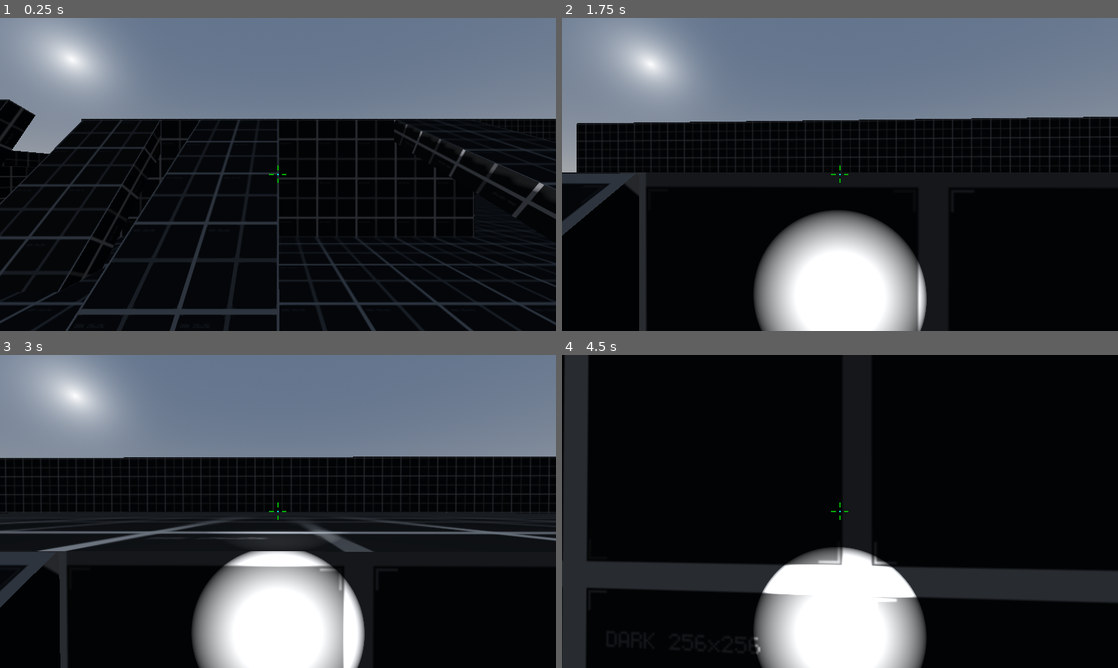
Above: before the commit, frames 1-4 (two rows, left to right).
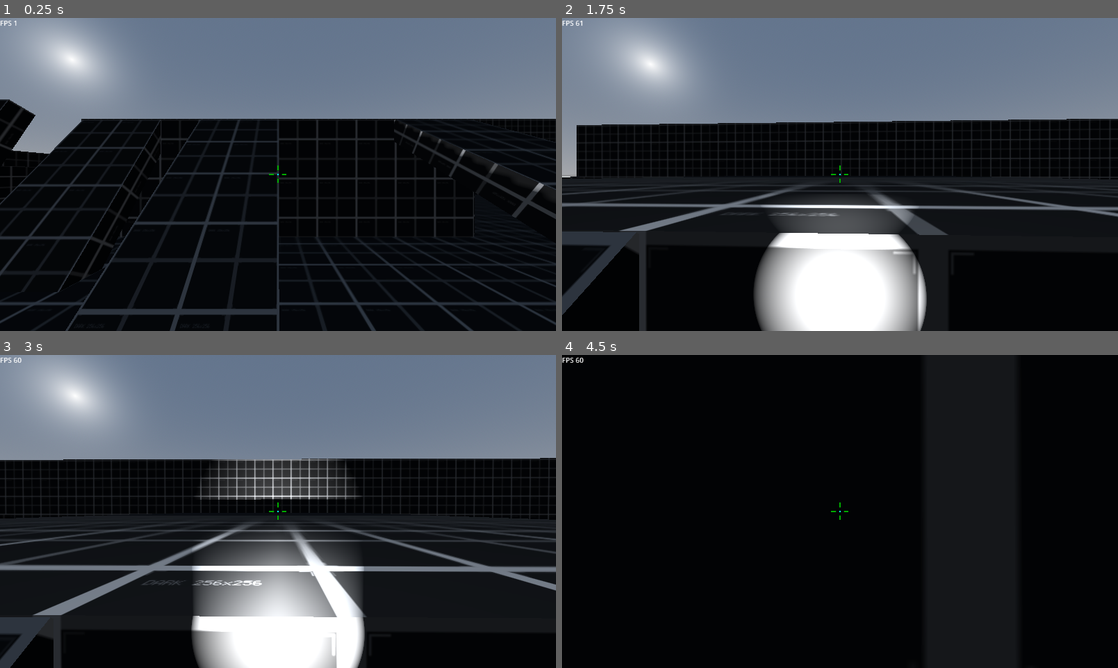
Above: after the commit, the same moments.

Repository: rbarongr/GodotFirstPersonController
Game: Godot game, scene res://Scenes/sandbox.tscn
Two runs of this game, one before a commit and one after it. Both use one fixed random seed, a clock stepped at 60 frames per second and the inputs below.
Inputs (mouse positions are in pixels of both pictures, inside the frame that each line leads up to):
- Up to frame 1 (0.25 s): no input
- Up to frame 2 (1.75 s): tap Enter at 0.5 s; move the mouse to (867, 174) at 0.52 s; hold W (move_forward) from 0.53 s (still down); tap F (flashlight_toggle) at 0.6 s; tap Space (jump_default) at 0.77, 1.52 s; move the mouse to (812, 174) at 1.27 s; tap Mouse wheel down (mouse_wheel_down) at 1.35 s
- Up to frame 3 (3 s): keep holding W (move_forward); move the mouse to (289, 505) at 2.02 s; hold Mouse wheel up (mouse_wheel_up) 2.03-2.78 s; tap Space (jump_default) at 2.75 s; move the mouse to (272, 517) at 2.77 s; tap Ctrl (move_crouch) at 2.85 s
- Up to frame 4 (4.5 s): keep holding W (move_forward); tap Space (jump_default) at 3.02, 3.77 s; move the mouse to (878, 514) at 3.52 s; hold Shift (move_walk) 3.53-4.28 s; move the mouse to (795, 508) at 4.27 s; tap Caps Lock (swim_fly_toggle) at 4.35 s

The runs differ from the first frame. In frame 1, less than 0.1% of the frame differs, in the area x 0-3%, y 0-3%; in frame 2, 10%; in frame 3, 19%; in frame 4, 19%, in the area x 0-100%, y 0-100%.

Commit message:
movement implementation mostly finished

Diff:
--- /dev/null
+++ b/Player/FPSCounter.gd
@@ -0,0 +1,11 @@
+extends Label
+
+
+# Called when the node enters the scene tree for the first time.
+func _ready():
+	pass # Replace with function body.
+
+
+# Called every frame. 'delta' is the elapsed time since the previous frame.
+func _process(delta: float) -> void:
+	set_text("FPS %d" % Engine.get_frames_per_second())
--- a/Player/player.gd
+++ b/Player/player.gd
@@ -3,6 +3,7 @@
 @export_category("Player")
 @export_range(1, 2, 1) var player_height_default: float = 2 # m
 @export_range(0.5, 2, 1) var player_height_crouching: float = .5 # m
+@export_range(0.1, 2, 1) var player_height_swimming: float = .2 # m
 
 @export_range(1, 35, 1) var speed_run: float = 10 # m/s
 @export_range(1, 35, 1) var speed_walk: float = 5 # m/s
@@ -16,7 +17,7 @@
 
 @export_range(10, 400, 1) var acceleration: float = 10000 # m/s^2
 
-@export_range(0.1, 3.0, 0.1) var jump_height_default: float = 1.8 # m
+@export_range(0.1, 3.0, 0.1) var jump_height_default: float = 2 # m
 @export_range(0.1, 3.0, 0.1) var jump_height_high: float = 3
 @export var jump_hold_allowed: bool = true
 
@@ -45,6 +46,7 @@
 	LADDER_WATER_ATTACHED, # we need to know where we were before attaching to the ladder in order to know where we have to go back on detach
 	LADDER_LAND,    # the player is already on the ladder, coming from land
 	LADDER_WATER,   # the player is already on the ladder, coming from water
+	WATER_ENTERED,   # the player has entered water
 	SWIM,           # movement under water (or basic flying)
 	FLY
 }
@@ -76,7 +78,7 @@
 @onready var camera_map: Camera3D = $CShapeHead/CameraMap
 @onready var flashlight: SpotLight3D = $CShapeHead/CameraFirstPerson/PlayerFlashlight
 @onready var raycast_up: RayCast3D = $CShapeHead/RayTop
-@onready var raycast_down: RayCast3D = $CShapeHead/RayDepth
+@onready var raycast_down_swim: RayCast3D = $CShapeHead/RayDepthSwim
 @onready var racyast_crosshair: RayCast3D = $CShapeHead/CameraFirstPerson/CollisionRayCrosshair
 
 @onready var player_body: CSGSphere3D = $VisibleBody
@@ -179,6 +181,9 @@
 			ladder_array.clear()
 
 	elif movement_state_current == MovementStates.SWIM:
+		#if raycast_down_swim.is_colliding():
+		#	pass
+
 		var _forward: Vector3 = camera_fp.transform.basis * Vector3(move_dir.x, 0, move_dir.y)
 		var walk_dir: Vector3 = Vector3(_forward.x, _forward.y, _forward.z).normalized()
 		walk_vel = walk_vel.move_toward(walk_dir * speed * move_dir.length(), acceleration * delta)
@@ -269,18 +274,35 @@
 				movement_state_current = MovementStates.SWIM
 			ladder_array.clear()
 
+	elif movement_state_current == MovementStates.WATER_ENTERED:
+		movement_state_current = MovementStates.SWIM
+
+		var walk_dir: Vector3 = Vector3(0, -1, 0).normalized()
+		jump_vel = walk_vel.move_toward(walk_dir * swim_vertical_default, acceleration * delta/2)
+
 	elif movement_state_current == MovementStates.SWIM:
-		if jump_state_current == JumpStates.DEFAULT:
-			var walk_dir: Vector3 = Vector3(0, 1, 0).normalized()
-			return walk_vel.move_toward(walk_dir * swim_vertical_default, acceleration * delta)
+		# dont bounce around on the water surface as in halflife1
+		if jump_state_current == JumpStates.NO:
+			jump_vel = calc_jump_vel_nojump(delta)
+		elif jump_state_current == JumpStates.DEFAULT:
+			if not raycast_down_swim.is_colliding():
+				var walk_dir: Vector3 = Vector3(0, 1, 0).normalized()
+				jump_vel = walk_vel.move_toward(walk_dir * swim_vertical_default, acceleration * delta)
+
+			else:
+				# jump of the water surface
+				jump_vel = calc_jump_vel_default()
 
 		elif jump_state_current == JumpStates.HIGH:
 			var walk_dir: Vector3 = Vector3(0, 1, 0).normalized()
-			return walk_vel.move_toward(walk_dir * swim_vertical_fast, acceleration * delta)
-
+			jump_vel = walk_vel.move_toward(walk_dir * swim_vertical_fast, acceleration * delta)
+
+		if speed_state_current != SpeedStates.CROUCH and jump_state_current != JumpStates.DEFAULT:
+			#jump_vel = Vector3.ZERO
+			jump_vel = calc_jump_vel_nojump(delta)
 		elif speed_state_current == SpeedStates.CROUCH:
 			var walk_dir: Vector3 = Vector3(0, -1, 0).normalized()
-			return walk_vel.move_toward(walk_dir * swim_vertical_default, acceleration * delta)
+			jump_vel = walk_vel.move_toward(walk_dir * swim_vertical_default, acceleration * delta)
 
 	elif movement_state_current == MovementStates.FLY:
 		pass
@@ -288,10 +310,10 @@
 	return jump_vel
 
 func calc_jump_vel_nojump(delta: float) -> Vector3:
-	return Vector3.ZERO if is_on_floor() else jump_vel.move_toward(Vector3.ZERO, gravity_current * delta)
+	return Vector3.ZERO if is_on_floor() else jump_vel.move_toward(Vector3.ZERO, gravity_default * delta)
 func calc_jump_vel_default() -> Vector3:
 	var jump_vel: Vector3 = Vector3.ZERO
-	if is_on_floor():
+	if is_on_floor() or raycast_down_swim.is_colliding():
 		jump_vel = Vector3(0, sqrt(4 * jump_height_default * gravity_default), 0)
 	return jump_vel
 func calc_jump_vel_high() -> Vector3:
@@ -321,9 +343,12 @@
 			movement_state_current = MovementStates.LAND
 
 	# adjust player height (crouch or not)
-	#if movement_state_current == MovementStates.LAND or movement_state_current == MovementStates.LADDER_LAND or movement_state_current == MovementStates.LADDER_WATER:
-	if speed_state_current == SpeedStates.CROUCH or movement_state_current == MovementStates.SWIM or movement_state_current == MovementStates.LADDER_WATER:
-		player_capsule.shape.height -= speed_crouching * delta
-	elif not raycast_up.is_colliding():
-		player_capsule.shape.height += speed_crouching * delta
-	player_capsule.shape.height = clamp(player_capsule.shape.height, player_height_crouching, player_height_default)
+	if movement_state_current == MovementStates.LAND or movement_state_current == MovementStates.LADDER_LAND or movement_state_current == MovementStates.LADDER_WATER:
+		if speed_state_current == SpeedStates.CROUCH:
+			player_capsule.shape.height -= speed_crouching * delta
+		elif not raycast_up.is_colliding():
+			player_capsule.shape.height += speed_crouching * delta
+		player_capsule.shape.height = clamp(player_capsule.shape.height, player_height_crouching, player_height_default)
+
+	elif movement_state_current == MovementStates.SWIM:
+		player_capsule.shape.height = player_height_swimming
--- a/Player/player.tscn
+++ b/Player/player.tscn
@@ -1,7 +1,8 @@
-[gd_scene load_steps=6 format=3 uid="uid://cdk6hwb4hi2wc"]
+[gd_scene load_steps=7 format=3 uid="uid://cdk6hwb4hi2wc"]
 
-[ext_resource type="Script" path="res://Player/player.gd" id="1_qblr7"]
-[ext_resource type="Texture2D" uid="uid://57f5ku7qlfsv" path="res://Assets/crosshair.png" id="2_k1g25"]
+[ext_resource type="Script" path="res://Player/player.gd" id="1_ymwvx"]
+[ext_resource type="Texture2D" uid="uid://57f5ku7qlfsv" path="res://Assets/crosshair.png" id="2_ipabk"]
+[ext_resource type="Script" path="res://Player/FPSCounter.gd" id="3_nrnhf"]
 
 [sub_resource type="CapsuleShape3D" id="CapsuleShape3D_3rsb5"]
 radius = 0.3
@@ -63,17 +64,16 @@
 
 [node name="RayTop" type="RayCast3D" parent="CShapeHead"]
 transform = Transform3D(1, 0, 0, 0, 1, 0, 0, 0, 1, 0, 0.00127006, 0)
-target_position = Vector3(0, 0.4, 0)
+target_position = Vector3(0, 0.6, 0)
+collide_with_areas = true
+
+[node name="RayDepthSwim" type="RayCast3D" parent="CShapeHead"]
+target_position = Vector3(0, -0.5, 0)
 collide_with_areas = true
 
 [node name="CameraMap" type="Camera3D" parent="CShapeHead"]
 transform = Transform3D(1, 0, 0, 0, -4.37114e-08, 1, 0, -1, -4.37114e-08, 0, 40, 0)
 size = 20.0
-
-[node name="RayDepth" type="RayCast3D" parent="CShapeHead"]
-transform = Transform3D(1, 0, 0, 0, 1, 0, 0, 0, 1, 0, 0.00243199, 0)
-target_position = Vector3(0, -0.25, 0)
-collide_with_areas = true
 
 [node name="VisibleBody" type="CSGSphere3D" parent="."]
 transform = Transform3D(1, 0, 0, 0, 1, 0, 0, 0, 1, 0, 0.827538, 0)
@@ -99,3 +99,8 @@
 transform = Transform3D(-4.37114e-08, 1, -4.37114e-08, 0, -4.37114e-08, -1, -1, -4.37114e-08, 1.91069e-15, 0, 0.021659, -0.0348524)
 radius = 0.0371688
 height = 0.627514
+
+[node name="FPSCounter" type="Label" parent="."]
+offset_right = 40.0
+offset_bottom = 23.0
+script = ExtResource("3_nrnhf")
--- a/Scenes/water_surface.gd
+++ b/Scenes/water_surface.gd
@@ -12,18 +12,14 @@
 
 
 func _on_body_entered(body):
-	print("in water")
-
 	if body.name == "Player":
 		#body.ladder_array.append(self)
 		if body.movement_state_current == body.MovementStates.LAND:
-			body.movement_state_current = body.MovementStates.SWIM
+			body.movement_state_current = body.MovementStates.WATER_ENTERED
 		elif body.movement_state_current == body.MovementStates.LADDER_LAND:
 			body.movement_state_current = body.MovementStates.LADDER_WATER
 
 func _on_body_exited(body):
-	print("not in water")
-
 	if body.name == "Player":
 		#body.ladder_array.append(self)
 		if body.movement_state_current == body.MovementStates.SWIM:
--- a/Scenes/water_surface.tscn
+++ b/Scenes/water_surface.tscn
@@ -1,14 +1,17 @@
 [gd_scene load_steps=3 format=3 uid="uid://chascookfeke3"]
 
-[ext_resource type="Script" path="res://Scenes/water_surface.gd" id="1_11wdb"]
+[ext_resource type="Script" path="res://Scenes/water_surface.gd" id="1_o858g"]
 
 [sub_resource type="WorldBoundaryShape3D" id="WorldBoundaryShape3D_8qd6h"]
 
 [node name="WaterSurface" type="Area3D"]
-script = ExtResource("1_11wdb")
+script = ExtResource("1_o858g")
 
 [node name="CollisionShape3D" type="CollisionShape3D" parent="."]
 shape = SubResource("WorldBoundaryShape3D_8qd6h")
 
+[node name="CSGBox3D" type="CSGBox3D" parent="."]
+size = Vector3(1000, 0, 1000)
+
 [connection signal="body_entered" from="." to="." method="_on_body_entered"]
 [connection signal="body_exited" from="." to="." method="_on_body_exited"]
--- a/project.godot
+++ b/project.godot
@@ -123,6 +123,8 @@
 [rendering]
 
 textures/canvas_textures/default_texture_filter=2
+driver/threads/thread_model=2
+textures/default_filters/anisotropic_filtering_level=4
 scaling_3d/mode=1
 textures/decals/filter=5
 textures/light_projectors/filter=5
Not shown: 2 places in Player/player.tscn that only renumber resources
Not shown: 1 places in Scenes/ladder.tscn that only renumber resources
Not shown: 4 places in Scenes/sandbox.tscn that only renumber resources
